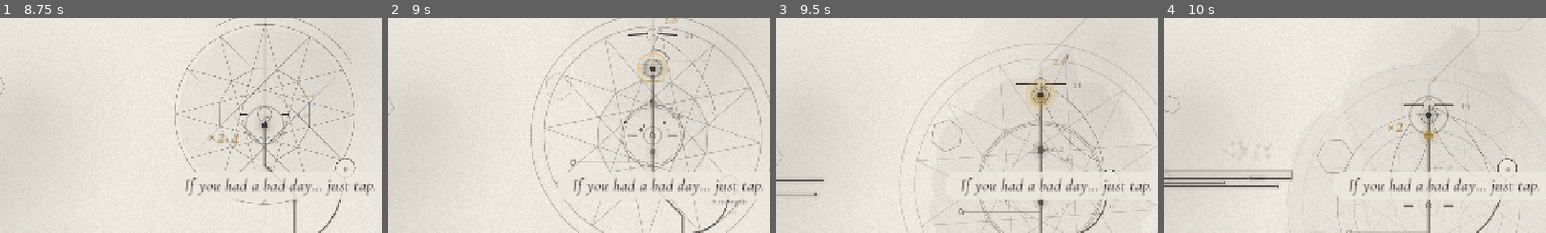
Above: before the commit, frames 1-4 (left to right).
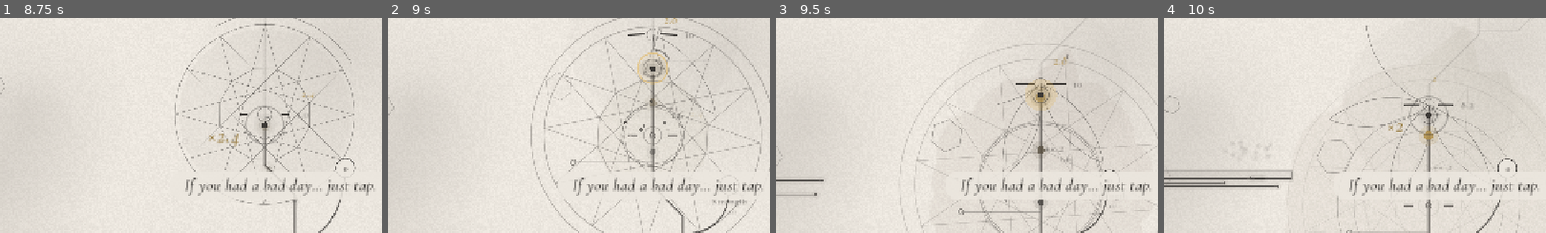
Above: after the commit, the same moments.

Repository: pablopalma/just-tap-repository
Game: Godot game, scene res://scenes/main.tscn
Two runs of this game, one before a commit and one after it. Both use one fixed random seed, a clock stepped at 60 frames per second and the inputs below. Sound files missing from this copy of the repository are replaced by a short silence.
Inputs (mouse positions are % of the whole screen's width and height, from its top left):
- Up to frame 1 (8.75 s): click "en" at 0.5 s; click "es" at 1.25 s; click "beta · anonymous play data: on" at 2 s; click "beta · anonymous play data: o…" at 2.75 s; click "beta · anonymous play data: on" at 3.5 s; click "beta · anonymous play data: o…" at 4.25 s; tap Enter (ui_accept) at 5, 5.27, 5.57, 7.25, 7.52, 7.82 s; move the mouse to (72, 45) at 5.02 s; hold Right (ui_right) 5.03-5.75 s; hold Space 5.03-5.75 s; click (72, 45) at 5.17 s; click "en" at 5.75 s; click "es" at 6.5 s; move the mouse to (30, 55) at 7.27 s; hold Down (ui_down) 7.28-8.03 s; tap Space at 7.35 s; move the mouse to (60, 28) at 8.02 s; hold Right (ui_right) from 8.03 s (still down); hold Space from 8.03 s (still down)
- Up to frame 2 (9 s): move the mouse to (45, 70) at 8.77 s; release Right (ui_right) at 8.78 s; release Space at 8.78 s; hold Up (ui_up) from 8.78 s (still down); tap Space at 8.85 s; click (45, 70) at 8.92 s
- Up to frame 3 (9.5 s): keep holding Up (ui_up); tap Enter (ui_accept) at 9.02, 9.32 s
- Up to frame 4 (10 s): move the mouse to (80, 65) at 9.52 s; release Up (ui_up) at 9.53 s; hold Left (ui_left) from 9.53 s (still down); hold Space from 9.53 s (still down); tap Enter (ui_accept) at 9.77 s
The pictures show only the part of the screen within x 13-63%, y 36-86%; the shares and areas given below are measured in that part.

Frame 1 is identical in both runs. In frame 2, 0.2% of the frame differs, in the area x 66-85%, y 7-44%; in frame 3, 0.3%; in frame 4, 0.4%, in the area x 43-81%, y 3-52%.

Commit message:
A flowing opening, the story in the play data, a rating at the demo's end; 0.16.0-beta
Barrier 4 was the first wall (82 taps after three of a few seconds) and where most players left: barriers 3-7 now take 30% of their life, rising evenly to the full curve at 14 (barrier 4: 25). The story sends events (offered, yes or no and how long to answer, heard to the end or left partway). The report counts tree purchases per barrier (the tree has no panel to open now) and gets a story section. The demo's end asks for a rating on itch, with a button to the page.

Co-Authored-By: Claude Opus 5.5 <noreply@anthropic.com>

Diff:
--- a/autoload/game_state.gd
+++ b/autoload/game_state.gd
@@ -156,12 +156,23 @@
 var chapter_hp := [8.0, 10.0, 7.0, 1.0, 1.0]
 
 
+## The opening flows (3/11/2026): the play data and a player's video showed barrier 4 as the first
+## wall (82 taps after three of a few seconds) and the most players leaving there. Barriers up to
+## FLOW_UNTIL take FLOW_LOW of their life, then it rises evenly to the full curve at FLOW_FULL.
+const FLOW_LOW := 0.3
+const FLOW_UNTIL := 7
+const FLOW_FULL := 14
+
+
 func max_hp(n: int) -> float:
 	var base := float(n) if n <= 12 else 12.0 * pow(1.15, n - 12) + (n - 12) * 3
 	var early := lerpf(EARLY_BOOST, 1.0, clampf((n - 1) / float(EARLY_UNTIL - 1), 0.0, 1.0))
 	# The very first barriers fall in a handful of taps (§2): the first impression is reward.
 	var intro := lerpf(INTRO_START, 1.0, clampf((n - 1) / float(INTRO_UNTIL - 1), 0.0, 1.0))
-	return maxf(1.0, roundf(base * early * intro * chapter_hp[clampi(int((n - 1) / 20.0), 0, 4)]))
+	var flow := lerpf(FLOW_LOW, 1.0, clampf(float(n - FLOW_UNTIL) / (FLOW_FULL - FLOW_UNTIL), 0.0, 1.0))
+	if n <= 2:
+		flow = [1.0, 0.55][n - 1]   # the first two keep a few taps each: the lesson starts on them
+	return maxf(1.0, roundf(base * early * intro * flow * chapter_hp[clampi(int((n - 1) / 20.0), 0, 4)]))
 
 
 ## Fraction of max HP regenerated per second. Gentler than the design doc's 0.025·(n−7): the demo's
--- a/scripts/build_flags.gd
+++ b/scripts/build_flags.gd
@@ -22,11 +22,14 @@
 const TREE_INLINE := true
 
 ## Shown in the play data so balance can be compared between builds.
-const VERSION := "0.15.2-beta"
+const VERSION := "0.16.0-beta"
 
 ## Google Apps Script web app that receives the beta play data (docs/beta-datos.md). Empty: nothing
 ## is recorded and the title screen does not offer the switch.
 const TELEMETRY_URL := "https://script.google.com/macros/s/AKfycbymBcAgdGNKFZroeHRA1b4oxmpAjul-0zDKcY0jI_1buBkDJThyapyx0orRLs3kvG9W/exec"
+
+## The game's itch.io page: the demo's end asks for a rating there.
+const ITCH_URL := "https://floppykey.itch.io/just-tap"
 
 ## Store page for the wishlist button. Empty hides the button until the page exists.
 const STEAM_URL := ""
--- a/scripts/loc.gd
+++ b/scripts/loc.gd
@@ -31,6 +31,8 @@
 	"max": {"es": "máximo", "en": "max"},
 	"demo_end": {"es": "La demo termina aquí. El resto del día te espera.", "en": "The demo ends here. The rest of the day is waiting."},
 	"wishlist": {"es": "agregar a deseados en Steam", "en": "wishlist on Steam"},
+	"rate_line": {"es": "Si te gustó, una valoración en itch me ayuda muchísimo.", "en": "If you enjoyed it, a rating on itch helps more than you know."},
+	"rate": {"es": "valorar en itch", "en": "rate it on itch"},
 	"continue_tap": {"es": "toca para seguir", "en": "tap to continue"},
 	"data_on": {"es": "beta · datos de juego anónimos: sí", "en": "beta · anonymous play data: on"},
 	"data_off": {"es": "beta · datos de juego anónimos: no", "en": "beta · anonymous play data: off"},
--- a/scripts/ui/screens.gd
+++ b/scripts/ui/screens.gd
@@ -501,6 +501,8 @@
 		_demo_labels[0].text = Loc.t("demo_end")
 		_demo_labels[1].text = Loc.t("wishlist")
 		_demo_labels[2].text = Loc.t("new_game")
+		_demo_labels[3].text = Loc.t("rate_line")
+		_demo_labels[4].text = Loc.t("rate")
 
 	## demo: "the demo ends here", a wishlist button (when there is a store page) and start over.
 	func _init(demo := false) -> void:
@@ -525,7 +527,7 @@
 		box.set_anchors_and_offsets_preset(PRESET_CENTER_BOTTOM)
 		box.offset_left = -240
 		box.offset_right = 240
-		box.offset_top = -170
+		box.offset_top = -210
 		box.offset_bottom = -40
 		box.alignment = BoxContainer.ALIGNMENT_CENTER
 		add_child(box)
@@ -536,10 +538,19 @@
 			var sub := UIStyle.label(Loc.t("demo_end"), 19, true, Color(Palette.INK, 0.75))
 			sub.horizontal_alignment = HORIZONTAL_ALIGNMENT_CENTER
 			box.add_child(sub)
+			# a rating on itch is what makes itch show the game to more people
+			var rate_line := UIStyle.label(Loc.t("rate_line"), 16, true, Color(Palette.INK, 0.65))
+			rate_line.horizontal_alignment = HORIZONTAL_ALIGNMENT_CENTER
+			box.add_child(rate_line)
 			var row := HBoxContainer.new()
 			row.alignment = BoxContainer.ALIGNMENT_CENTER
 			row.add_theme_constant_override("separation", 40)
 			box.add_child(row)
+			var rate := UIStyle.button(Loc.t("rate"), 22)
+			rate.pressed.connect(func() -> void:
+				Telemetry.event("rate_click")
+				OS.shell_open(BuildFlags.ITCH_URL))
+			row.add_child(rate)
 			var wish := UIStyle.button(Loc.t("wishlist"), 22)
 			wish.visible = BuildFlags.STEAM_URL != ""
 			wish.pressed.connect(func() -> void: OS.shell_open(BuildFlags.STEAM_URL))
@@ -550,7 +561,8 @@
 			row.add_child(again)
 			PadFocus.offer(again)
 			PadFocus.offer(wish)
-			_demo_labels = [sub, wish, again]
+			PadFocus.offer(rate)
+			_demo_labels = [sub, wish, again, rate_line, rate]
 			SaveSystem.lang_changed.connect(_relabel_demo)
 		else:
 			var b := UIStyle.button(Loc.t("rebirth"), 22)
--- a/scripts/ui/story.gd
+++ b/scripts/ui/story.gd
@@ -66,12 +66,19 @@
 		_leaves.append(Vector3(0.64 + cos(a) * d * 1.3, 0.28 + sin(a) * d * 0.7, rng.randf_range(0.045, 0.085)))
 
 
+## When the question was asked (Time.get_ticks_msec), for the play data: how long it took to answer.
+var _asked_ms := 0
+
+
 func _ready() -> void:
 	Narrator.say_now("story_ask")
+	_asked_ms = Time.get_ticks_msec()
+	Telemetry.event("story", {"step": "offer"})
 
 
 ## "tell me": the world goes to paper, the theme plays, and the memory draws itself line by line.
 func _tell() -> void:
+	Telemetry.event("story", {"step": "yes", "wait": snappedf((Time.get_ticks_msec() - _asked_ms) / 1000.0, 0.1)})
 	_telling = true
 	_t = 0.0
 	_next = FIRST_LINE
@@ -114,6 +121,13 @@
 	if _ending:
 		return
 	_ending = true
+	# the play data: "no" (said no to the question), "left" (stopped it partway) or "done" (heard it
+	# all), with how long and how many lines
+	var step := "no"
+	if _telling:
+		step = "done" if _line_i >= lines.size() else "left"
+	Telemetry.event("story", {"step": step, "s": snappedf(_t, 0.1), "lines": _line_i, "of": lines.size(),
+		"wait": snappedf((Time.get_ticks_msec() - _asked_ms) / 1000.0, 0.1)})
 	if told:
 		Music.stop_feature()
 	var tw := create_tween()
--- /dev/null
+++ b/tools/end_screen_test.gd
@@ -0,0 +1,22 @@
+extends Node
+## The demo's end screen on its own (the rating line, the buttons), to look at it:
+## godot --path . --write-movie x.avi --fixed-fps 30 --quit-after 240 res://tools/end_screen_test.tscn [-- es]
+
+var _main: Node
+var _t := 0.0
+
+
+func _ready() -> void:
+	SaveSystem.enabled = false
+	SaveSystem.lang = "es" if "es" in OS.get_cmdline_user_args() else "en"
+	GameState.new_game()
+	_main = load("res://scenes/main.tscn").instantiate()
+	add_child(_main)
+
+
+func _process(delta: float) -> void:
+	_t += delta
+	if _t > 0.5 and _main.intro != null:
+		_main._start()
+	if _t > 1.5 and _t - delta <= 1.5:
+		_main._show_end()
--- /dev/null
+++ b/tools/end_screen_test.tscn
@@ -0,0 +1,6 @@
+[gd_scene format=3]
+
+[ext_resource type="Script" path="res://tools/end_screen_test.gd" id="1"]
+
+[node name="EndScreenTest" type="Node"]
+script = ExtResource("1")
Not shown, added: tools/end_screen_test.gd.uid
